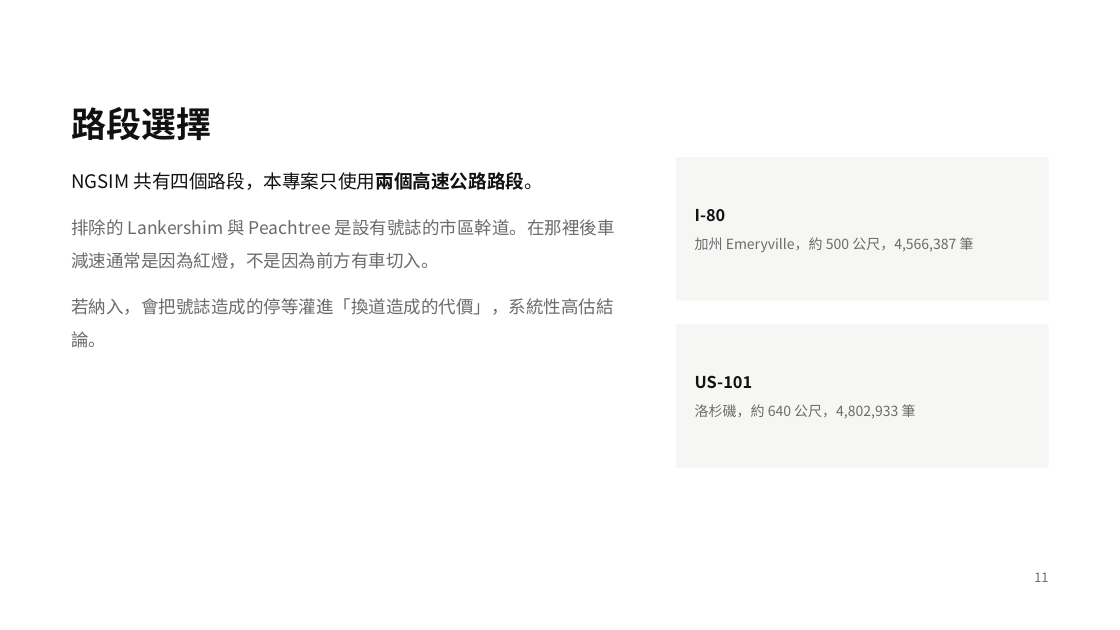
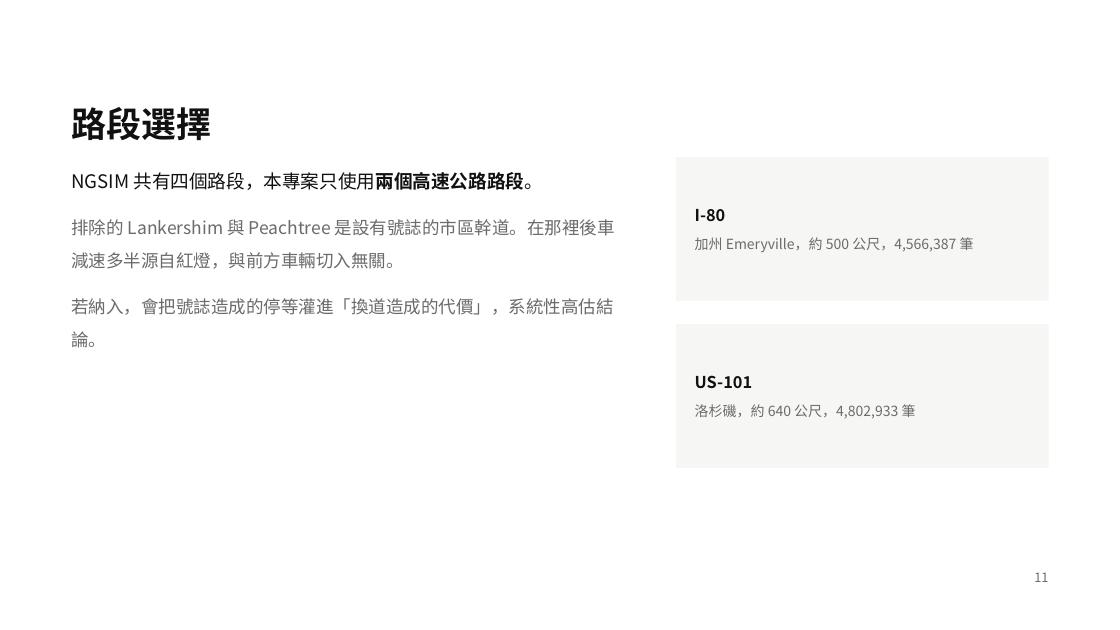
Before and after one commit to wein2004/lane-change-externality, a slide deck: slide 11 of 變換車道的外部成本.pptx. Drawn at 1120x630 pixels with LibreOffice and Linux fonts; fonts in the diff are those of the drawing. Boxes give left, top, right and bottom in pixels: in the first picture for what was removed or moved away, otherwise in the second. Text is boxed around its words. In the diff, an @@ line names an element or a change of style, - is before the commit and + after.

```diff
--- a/變換車道的外部成本.pptx
+++ b/變換車道的外部成本.pptx
@@ text at [71,219,615,269]: text changed @@
-排除的 Lankershim 與 Peachtree 是設有號誌的市區幹道。在那裡後車減速通常是因為紅燈，不是因為前方有車切入。
+排除的 Lankershim 與 Peachtree 是設有號誌的市區幹道。在那裡後車減速多半源自紅燈，與前方車輛切入無關。
```
Also in this commit, not shown: 10 other slides changed, 3 other files.
